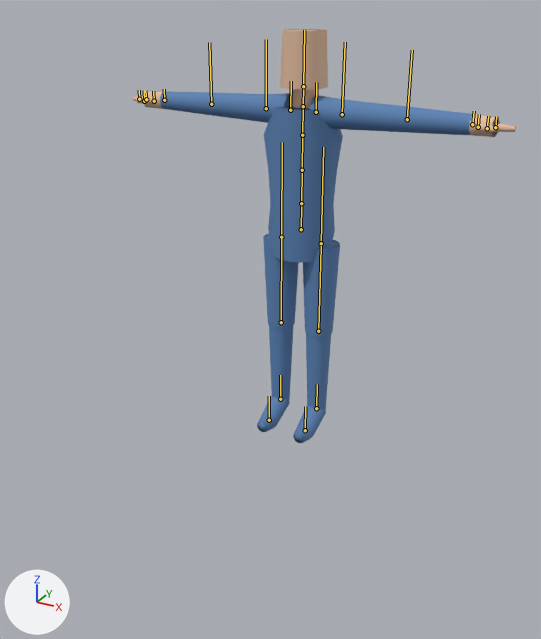
The glTF model Tests/Assets/Models/Character/character.glb, before and after one commit.
One viewpoint serves both versions: a 50 mm lens placed at (1.45, -2.93, 1.99), pointed at (0.18, -0.62, 0.84). Lighting does not change. The marker at lower left points along +X, +Y and +Z. The picture after the commit comes second. The bones that change, and the others that lie on the model, are drawn over the model as lines.

The first picture shows 'Body'.
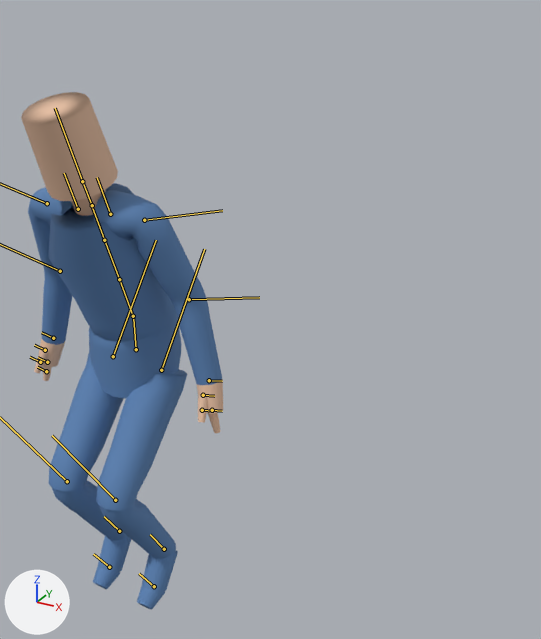
The newer file adds an action. The first version stands in its rest pose; the second is drawn at frame 20 of the action 'jump'.

Edits to the scene script, one JSON object a line:
```json
{"block": "bone_hips", "where": "bone_hips = bpy.data.objects['Armature'].pose.bones['Hips']"}
{"op": "set", "path": "bone_hips.location", "old": "(0.0, 0.0, 0.0)", "new": "(0.0, -0.088, 1.2)"}
{"block": "bone_spine", "where": "bone_spine = bpy.data.objects['Armature'].pose.bones['Spine']  # child of 'Hips'"}
{"op": "set", "path": "bone_spine.rotation_quaternion", "old": "(1.0, 0.0, 0.0, 0.0)", "new": "(0.985, 0.171, 0.0, 0.0)", "note": "degrees (0, 0, 0) -> degrees (20, 0, 0)"}
{"block": "bone_upperarm_l", "where": "bone_upperarm_l = bpy.data.objects['Armature'].pose.bones['UpperArm.L']  # child of 'Shoulder.L'"}
{"op": "set", "path": "bone_upperarm_l.rotation_quaternion", "old": "(1.0, 0.0, 0.0, 0.0)", "new": "(0.793, 0.0, 0.0, -0.609)", "note": "degrees (0, 0, 0) -> degrees (0, 0, -75)"}
{"block": "bone_lowerarm_l", "where": "bone_lowerarm_l = bpy.data.objects['Armature'].pose.bones['LowerArm.L']  # child of 'UpperArm.L'"}
{"op": "set", "path": "bone_lowerarm_l.rotation_quaternion", "old": "(1.0, 0.0, 0.0, 0.0)", "new": "(0.985, 0.0, -0.174, 0.0)", "note": "degrees (0, 0, 0) -> degrees (0, -20, 0)"}
{"block": "bone_upperarm_r", "where": "bone_upperarm_r = bpy.data.objects['Armature'].pose.bones['UpperArm.R']  # child of 'Shoulder.R'"}
{"op": "set", "path": "bone_upperarm_r.rotation_quaternion", "old": "(1.0, 0.0, 0.0, 0.0)", "new": "(0.793, 0.0, 0.0, 0.609)", "note": "degrees (0, 0, 0) -> degrees (0, 0, 75)"}
{"block": "bone_lowerarm_r", "where": "bone_lowerarm_r = bpy.data.objects['Armature'].pose.bones['LowerArm.R']  # child of 'UpperArm.R'"}
{"op": "set", "path": "bone_lowerarm_r.rotation_quaternion", "old": "(1.0, 0.0, 0.0, 0.0)", "new": "(0.985, 0.0, 0.174, 0.0)", "note": "degrees (0, 0, 0) -> degrees (0, 20, 0)"}
{"block": "bone_upperleg_l", "where": "bone_upperleg_l = bpy.data.objects['Armature'].pose.bones['UpperLeg.L']  # child of 'Hips'"}
{"op": "set", "path": "bone_upperleg_l.rotation_quaternion", "old": "(1.0, 0.0, 0.0, 0.0)", "new": "(0.941, -0.337, 0.0, 0.0)", "note": "degrees (0, 0, 0) -> degrees (-39, 0, 0)"}
{"block": "bone_lowerleg_l", "where": "bone_lowerleg_l = bpy.data.objects['Armature'].pose.bones['LowerLeg.L']  # child of 'UpperLeg.L'"}
{"op": "set", "path": "bone_lowerleg_l.rotation_quaternion", "old": "(1.0, 0.0, 0.0, 0.0)", "new": "(0.815, 0.58, 0.0, 0.0)", "note": "degrees (0, 0, 0) -> degrees (71, 0, 0)"}
{"block": "bone_upperleg_r", "where": "bone_upperleg_r = bpy.data.objects['Armature'].pose.bones['UpperLeg.R']  # child of 'Hips'"}
{"op": "set", "path": "bone_upperleg_r.rotation_quaternion", "old": "(1.0, 0.0, 0.0, 0.0)", "new": "(0.941, -0.337, 0.0, 0.0)", "note": "degrees (0, 0, 0) -> degrees (-39, 0, 0)"}
{"block": "bone_lowerleg_r", "where": "bone_lowerleg_r = bpy.data.objects['Armature'].pose.bones['LowerLeg.R']  # child of 'UpperLeg.R'"}
{"op": "set", "path": "bone_lowerleg_r.rotation_quaternion", "old": "(1.0, 0.0, 0.0, 0.0)", "new": "(0.815, 0.58, 0.0, 0.0)", "note": "degrees (0, 0, 0) -> degrees (71, 0, 0)"}
```

What differs and where, as boxes (x1, y1, x2, y2) in the pictures (541 x 639 px):
```json
{"object": "Body", "change": "posed", "before": [133, 29, 516, 443], "after": [21, 92, 223, 610], "on screen": "47% narrower, 25% taller"}
{"bone": "Hips", "before": "(301, 229) to (301, 205)", "after": "(136, 349) to (133, 318)"}
{"bone": "Spine", "before": "(301, 203) to (302, 170)", "after": "(133, 316) to (119, 279)"}
{"bone": "UpperArm.L", "before": "(342, 114) to (345, 42)", "after": "(144, 220) to (222, 210)"}
{"bone": "LowerArm.L", "before": "(407, 119) to (412, 50)", "after": "(189, 299) to (259, 297)"}
{"bone": "UpperLeg.L", "before": "(321, 243) to (323, 147)", "after": "(161, 370) to (204, 249)"}
{"bone": "LowerLeg.L", "before": "(318, 331) to (321, 246)", "after": "(115, 500) to (52, 435)"}
{"bone": "UpperLeg.R", "before": "(281, 237) to (282, 142)", "after": "(113, 356) to (156, 240)"}
```
